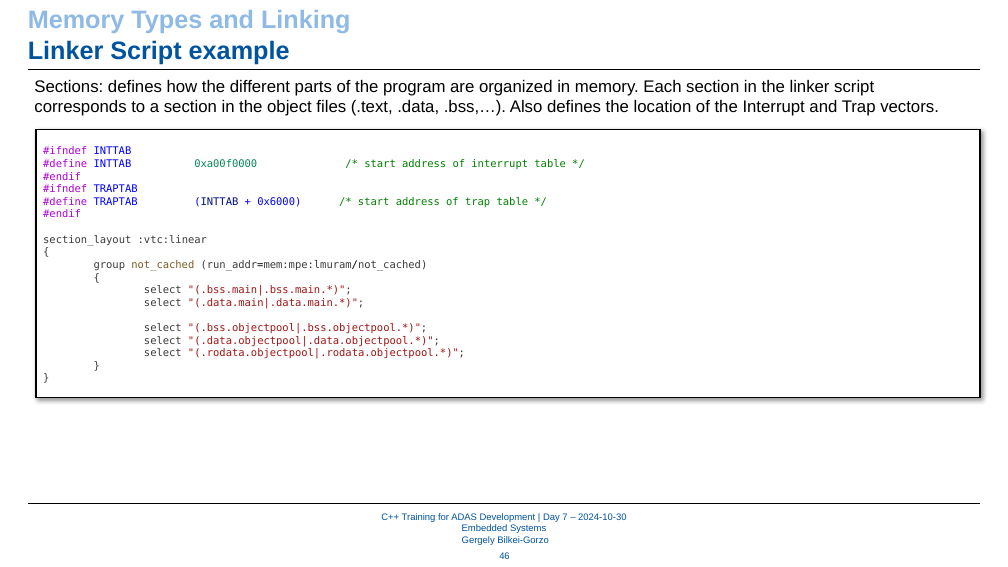
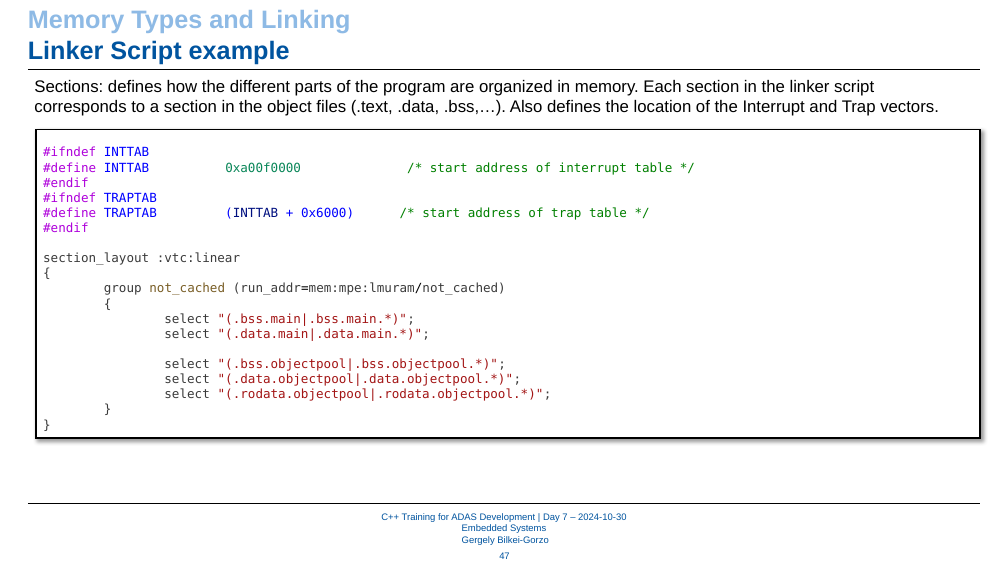
Before and after one commit to WhR4Ven/Diss_Dokument, a slide deck: slide 47 of Vortrag/07_Embedded_Systems.pptx (slide 46 before the commit). Drawn at 1008x567 pixels with LibreOffice and Linux fonts; fonts in the diff are those of the drawing; background and template pictures are left out. Boxes give left, top, right and bottom in pixels: in the first picture for what was removed or moved away, otherwise in the second. Text is boxed around its words. In the diff, an @@ line names an element or a change of style, - is before the commit and + after.

```diff
--- a/Vortrag/07_Embedded_Systems.pptx
+++ b/Vortrag/07_Embedded_Systems.pptx
@@ rectangle "#ifndef INTTAB": place and size @@
-rectangle "#ifndef INTTAB" at (36, 129, 980, 397)
+rectangle "#ifndef INTTAB" at (36, 129, 980, 439)
@@ rectangle "#ifndef INTTAB" at (36, 129, 980, 439): size 10 to 12 pt @@
@@ page number at (499, 552, 510, 559): text changed @@
-46
+47
```
Also in this commit, not shown: 10 other slides changed, 2 slides added, 4 slides removed.
